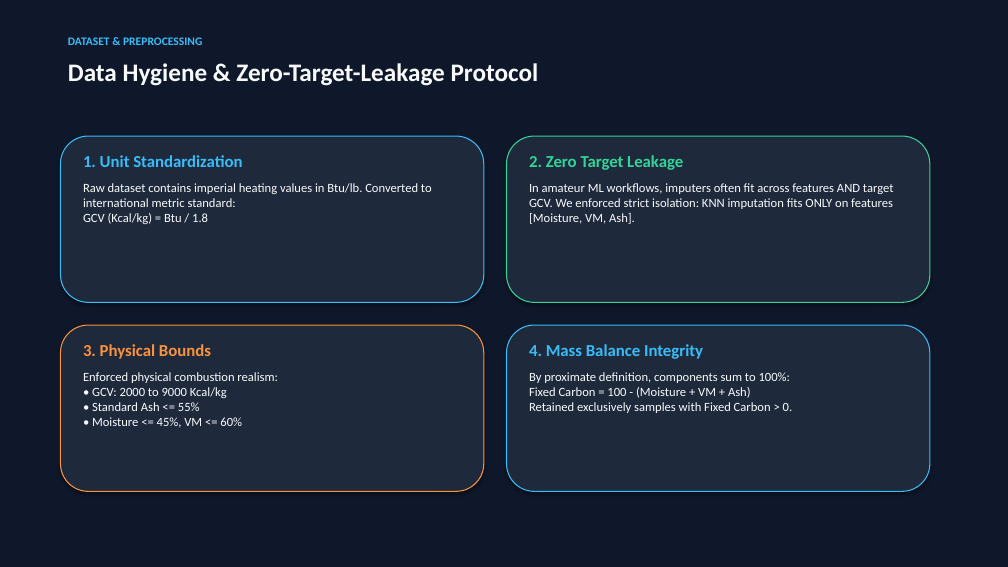
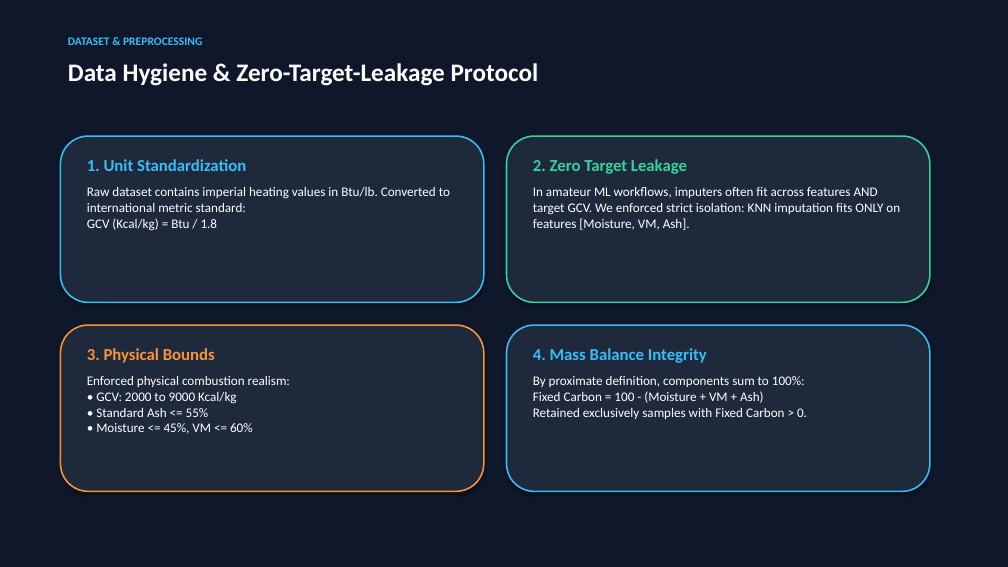
Before and after one commit to anurag-mitti/gcv_predictor, a slide deck: slide 3 of Coal_GCV_Prediction_Presentation.pptx. Drawn at 1008x567 pixels with LibreOffice and Linux fonts; fonts in the diff are those of the drawing. Boxes give left, top, right and bottom in pixels: in the first picture for what was removed or moved away, otherwise in the second. Text is boxed around its words. In the diff, an @@ line names an element or a change of style, - is before the commit and + after.

Commit message:
Enhance text contrast to pure crisp white and clean title slide

```diff
--- a/Coal_GCV_Prediction_Presentation.pptx
+++ b/Coal_GCV_Prediction_Presentation.pptx
@@ rounded rectangle at bbox=[60, 136, 484, 302]: outline #38BDF8 1 pt to #38BDF8 1.5 pt @@
@@ rounded rectangle at bbox=[507, 136, 930, 302]: outline #34D399 1 pt to #34D399 1.5 pt @@
@@ text at bbox=[87, 187, 450, 231]: size 12 to 12.5 pt, text colour #F8FAFC to #FFFFFF in "Raw dataset contains imperial heating values in ..." @@
@@ text at bbox=[533, 187, 900, 230]: size 12 to 12.5 pt, text colour #F8FAFC to #FFFFFF in "In amateur ML workflows, imputers often fit ..." @@
@@ rounded rectangle at bbox=[60, 325, 484, 492]: outline #FB923C 1 pt to #FB923C 1.5 pt @@
@@ rounded rectangle at bbox=[507, 325, 930, 492]: outline #38BDF8 1 pt to #38BDF8 1.5 pt @@
@@ text at bbox=[87, 376, 290, 434]: size 12 to 12.5 pt, text colour #F8FAFC to #FFFFFF in "Enforced physical combustion realism: • GCV: 2000 ..." @@
@@ text at bbox=[533, 376, 807, 419]: size 12 to 12.5 pt, text colour #F8FAFC to #FFFFFF in "By proximate definition, components sum to 100%: ..." @@
```
Also in this commit, not shown: 10 other slides changed, 1 other file.
